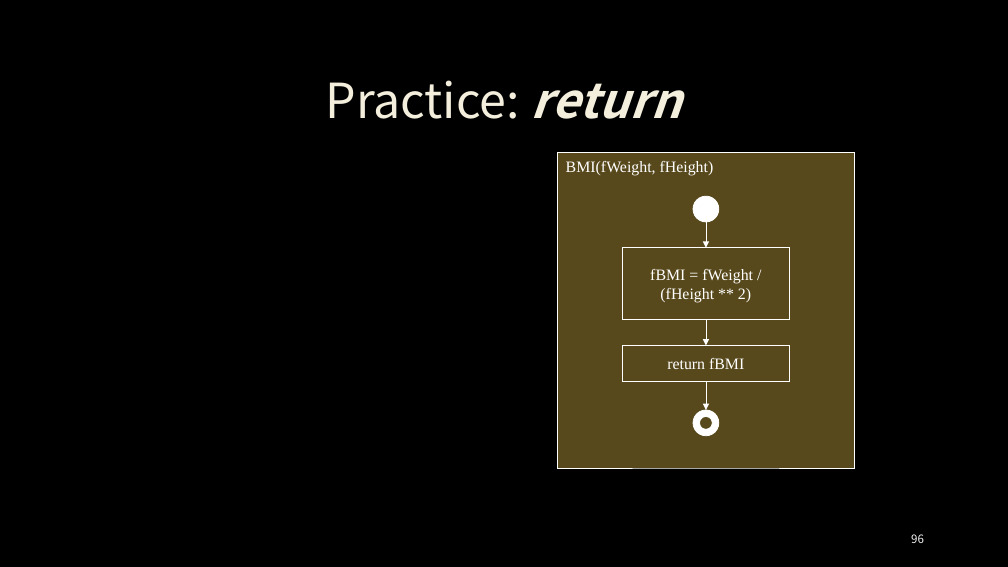
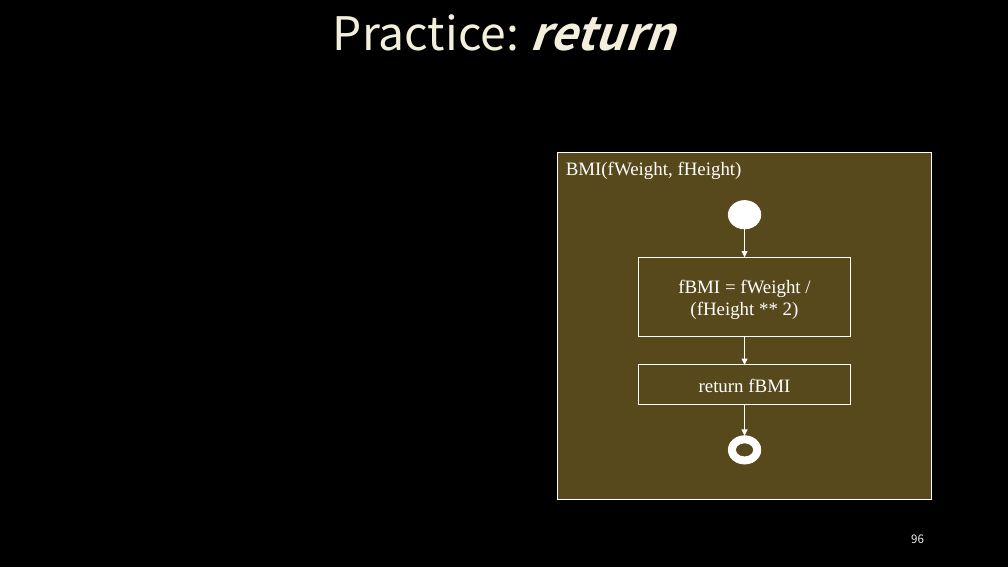
Before and after one commit to ancestor9/24_python-programimming-1, a slide deck: slide 96 of week6_7/week_06_Functions, Modules.pptx. Drawn at 1008x567 pixels with LibreOffice and Linux fonts; fonts in the diff are those of the drawing; grey boxes stand for pictures; background and template pictures are left out. Boxes give left, top, right and bottom in pixels: in the first picture for what was removed or moved away, otherwise in the second. Text is boxed around its words. In the diff, an @@ line names an element or a change of style, - is before the commit and + after.

```diff
--- a/week6_7/week_06_Functions, Modules.pptx
+++ b/week6_7/week_06_Functions, Modules.pptx
@@ title "Practice: return": place and size @@
-title "Practice: return" at (325,80,682,119)
+title "Practice: return" at (333,14,674,51)
@@ title "Practice: return" at (333,14,674,51): size 46 to 44 pt @@
@@ rectangle "BMI(fWeight, fHeight)": place and size @@
-rectangle "BMI(fWeight, fHeight)" at (558,152,854,468)
+rectangle "BMI(fWeight, fHeight)" at (558,152,932,500)
@@ ellipse: place and size @@
-ellipse at (693,196,719,222)
+ellipse at (728,200,761,229)
@@ arrow moved from (706, 222) - (706, 248) to (745, 229) - (745, 257) @@
@@ rectangle "fBMI = fWeight / (fHeight ...": place and size @@
-rectangle "fBMI = fWeight / (fHeight ..." at (622,248,790,320)
+rectangle "fBMI = fWeight / (fHeight ..." at (639,257,851,337)
@@ arrow moved from (706, 320) - (706, 346) to (745, 337) - (745, 365) @@
@@ size 15.2 to 18 pt in 3 elements at (558,152,932,500), (639,257,851,337), (639,365,851,405) @@
@@ rectangle "return fBMI": place and size @@
-rectangle "return fBMI" at (622,346,790,382)
+rectangle "return fBMI" at (639,365,851,405)
@@ arrow moved from (706, 382) - (706, 410) to (745, 405) - (745, 436) @@
@@ donut: place and size @@
-donut at (693,410,719,436)
+donut at (728,436,761,464)
```
Also in this commit, not shown: 5 other slides changed.
